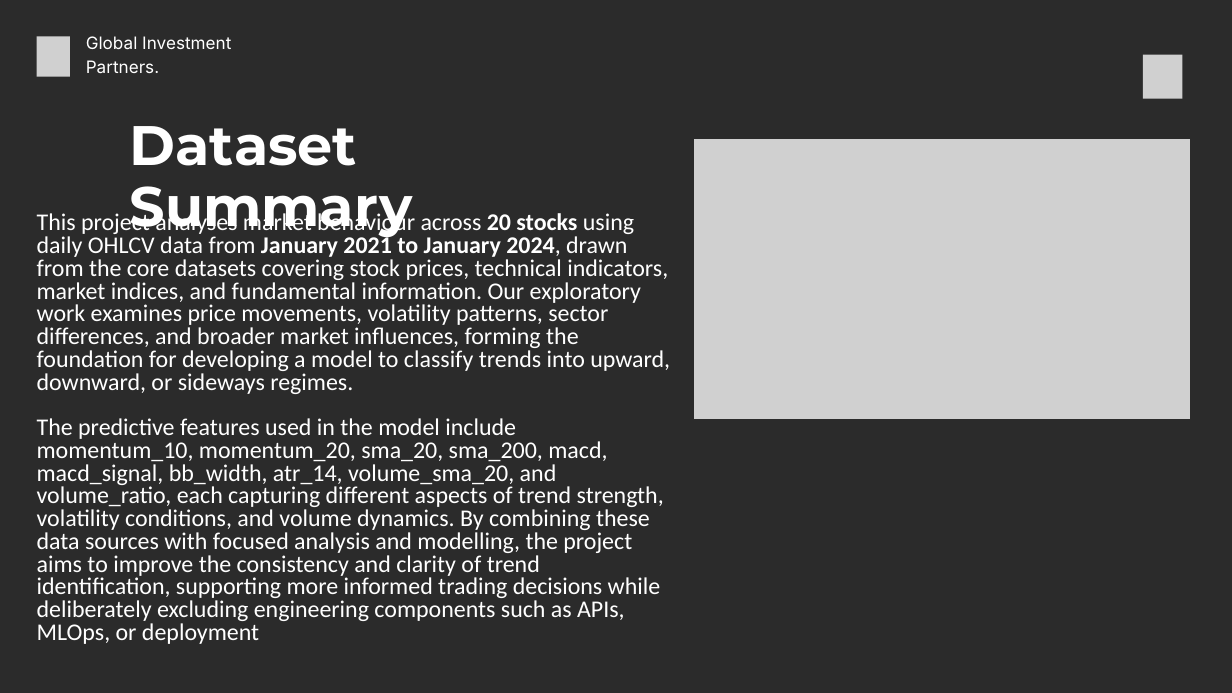
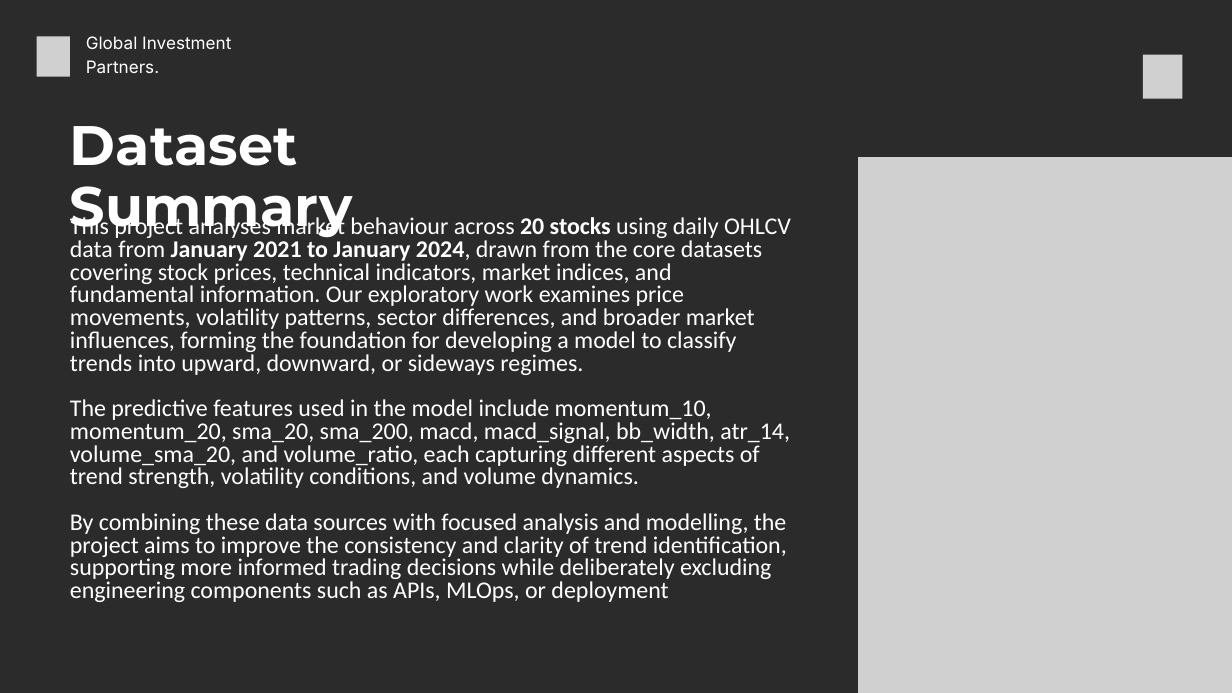
Before and after one commit to Devabebi/Abebi_Muinat_Tijani_week1, a slide deck: slide 3 of docs/stock_market_prediction_ppt.pptx. Drawn at 1232x693 pixels with LibreOffice and Linux fonts; fonts in the diff are those of the drawing; grey boxes stand for pictures; background and template pictures are left out; a plain dark background stands for a picture behind light text. Boxes give left, top, right and bottom in pixels: in the first picture for what was removed or moved away, otherwise in the second. Text is boxed around its words. In the diff, an @@ line names an element or a change of style, - is before the commit and + after.

```diff
--- a/docs/stock_market_prediction_ppt.pptx
+++ b/docs/stock_market_prediction_ppt.pptx
@@ text "Dataset Summary": place and size @@
-text "Dataset Summary" at (130,126,413,240)
+text "Dataset Summary" at (70,126,353,238)
@@ picture: place and size @@
-picture at (694,139,1191,418)
+picture at (858,156,1232,693)
@@ text "This project analyses market behaviour ...": place and size @@
-text "This project analyses market behaviour ..." at (37,210,670,644)
+text "This project analyses market behaviour ..." at (70,214,791,602)
@@ text at (70,399,790,602): text changed @@
-The predictive features used in the model include momentum_10, momentum_20, sma_20, sma_200, macd, macd_signal, bb_width, atr_14, volume_sma_20, and volume_ratio, each capturing different aspects of trend strength, volatility conditions, and volume dynamics. By combining these data sources with focused analysis and modelling, the project aims to improve the consistency and clarity of trend identification, supporting more informed trading decisions while deliberately excluding engineering components such as APIs, MLOps, or deployment
+The predictive features used in the model include momentum_10, momentum_20, sma_20, sma_200, macd, macd_signal, bb_width, atr_14, volume_sma_20, and volume_ratio, each capturing different aspects of trend strength, volatility conditions, and volume dynamics.
+By combining these data sources with focused analysis and modelling, the project aims to improve the consistency and clarity of trend identification, supporting more informed trading decisions while deliberately excluding engineering components such as APIs, MLOps, or deployment
```
Also in this commit, not shown: 4 other slides changed, 3 slides added, 3 slides removed, 1 other file.
